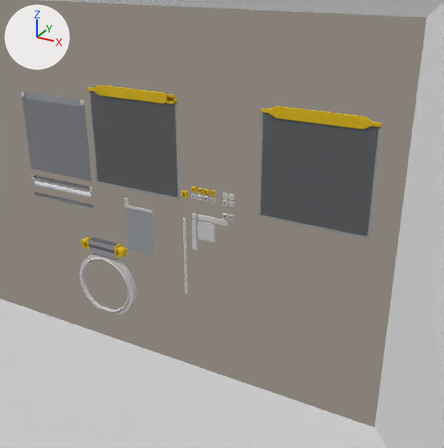
What one commit did to the Blender file raw/UI.blend.
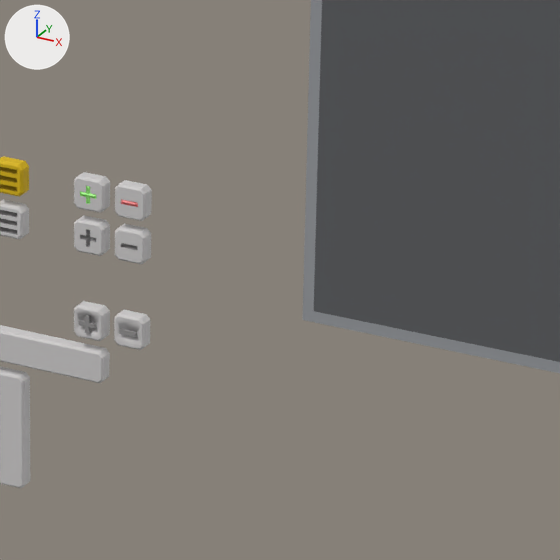
Old and new are each drawn from a 50 mm camera at (2194.0, -1375.0, 1200.0) aimed at (1466.0, -50.0, 538.0) and again close up on the part from 47% to 67% of the width and 37% to 57% of the height. The axes (+X, +Y, +Z) are drawn at upper left. The lights are the same throughout.

Objects in the first close-up: 'back.005', 'button.001', 'button.003', 'button.004', 'button_biaxial', 'button_horizontal', 'buttons', 'buttons.001'.
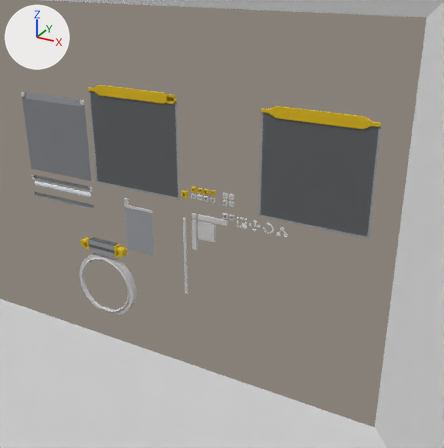
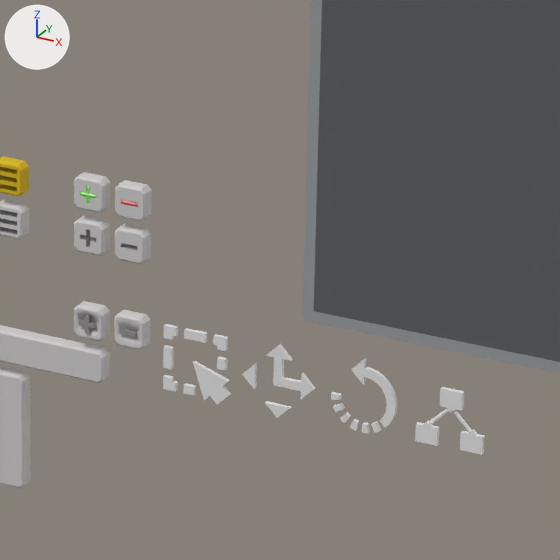
What changed in the scene script:
```text
Add me_circle_007:
    me_circle_007.from_pydata(...)  # 90 vertices, 57 faces; spans x 45.0..75.0, y -3.0..0.0, z -13.0..13.0
Add me_circle_006:
    me_circle_006.from_pydata(...)  # 104 vertices, 85 faces; spans x -15.0..16.9, y -2.0..0.0, z -16.9..15.0
Add me_circle_004:
    me_circle_004.from_pydata(...)  # 56 vertices, 54 faces; spans x 3.0..37.0, y -2.0..0.0, z -17.0..17.0
Add me_circle_003:
    me_circle_003.from_pydata(...)  # 108 vertices, 94 faces; spans x 25.0..55.0, y -2.0..0.0, z -15.0..19.0
Add ob_circle_004:
    ob_circle_004 = bpy.data.objects.new('Circle.004', me_circle_007)
    ob_circle_004.location = (1560.0, 0.0, 530.0)
Add ob_circle_005:
    ob_circle_005 = bpy.data.objects.new('Circle.005', me_circle_006)
    ob_circle_005.location = (1500.0, 0.0, 530.0)
Add ob_circle_002:
    ob_circle_002 = bpy.data.objects.new('Circle.002', me_circle_004)
    ob_circle_002.location = (1520.0, 0.0, 530.0)
Add ob_circle_003:
    ob_circle_003 = bpy.data.objects.new('Circle.003', me_circle_003)
    ob_circle_003.location = (1540.0, 0.0, 530.0)
```

Location of each change, (x1, y1, x2, y2) in pixels of the close-ups (560 x 560 px):
'Circle.005', added
    after: (163, 324, 231, 404)
'Circle.004', added
    after: (415, 387, 485, 455)
'Circle.003', added
    after: (331, 358, 397, 433)
'Circle.002', added
    after: (242, 344, 315, 418)
